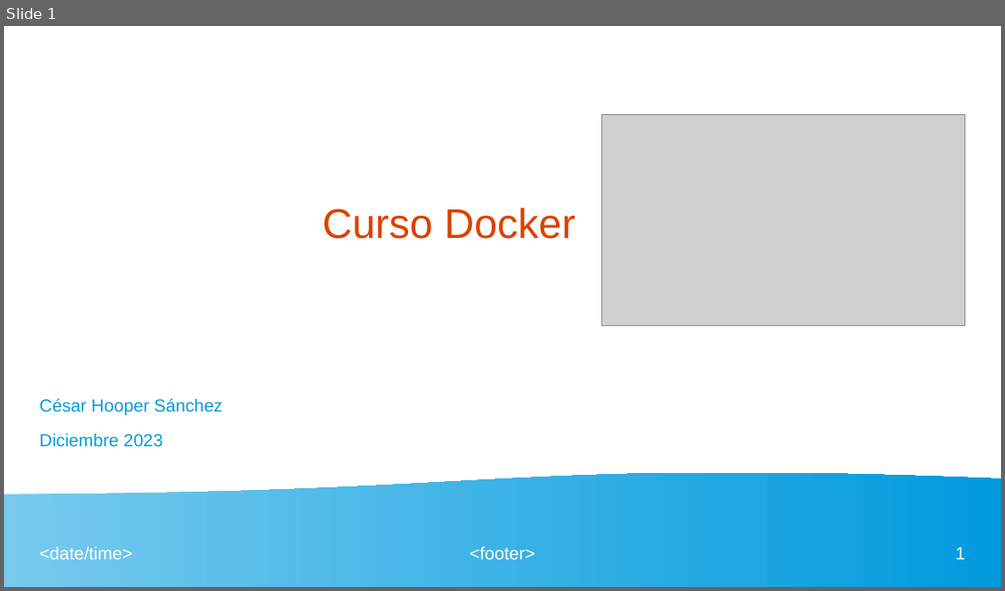
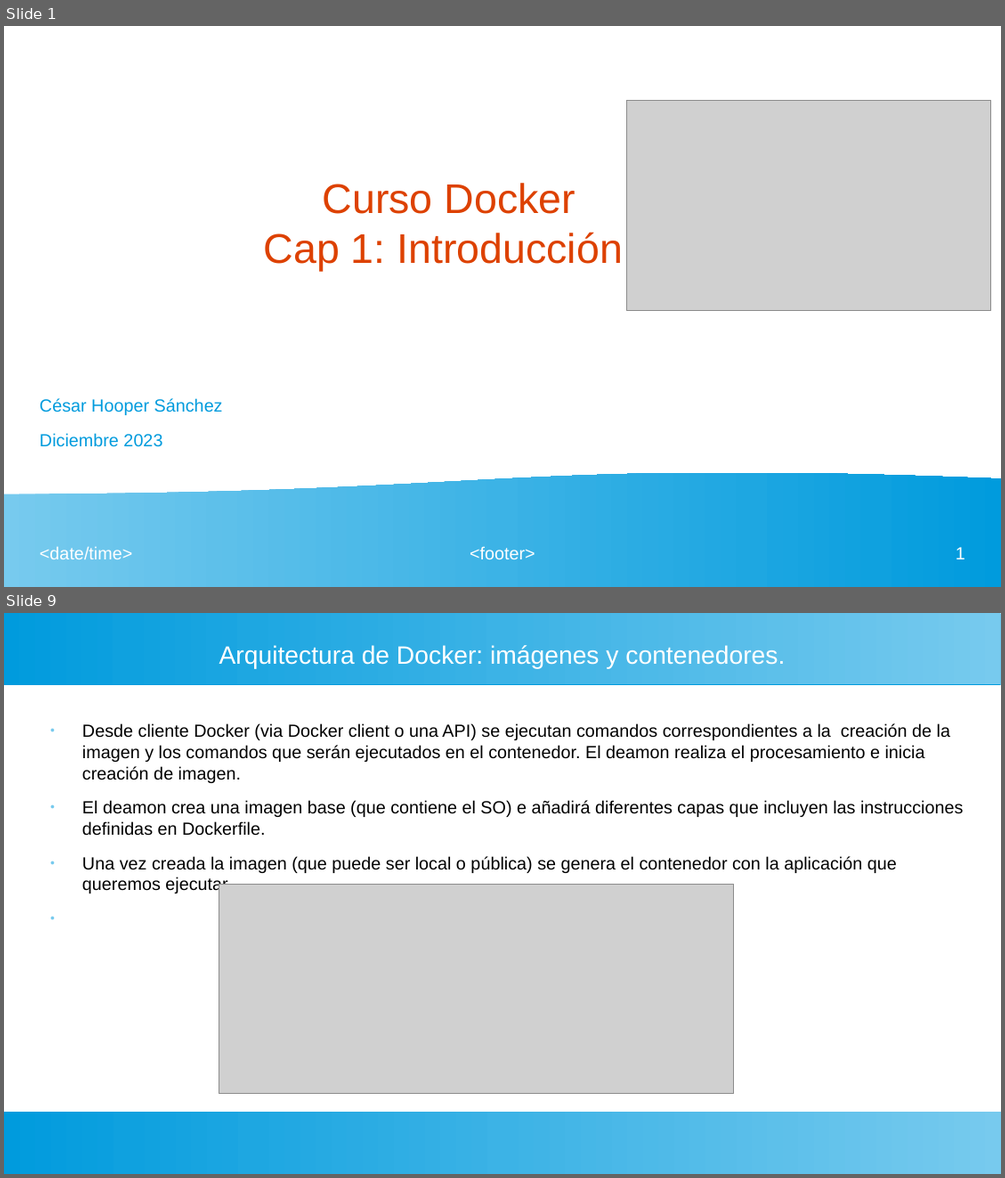
Before and after one commit to hoopercesar/Dockers, a slide deck: curso_docker/dockerPPT.odp. Shown one above the other, each under a label of ours: slide 1 before the commit, slides 1 and 9 after it; the slides between them are not shown. The pictures are 1005x591 and 1005x1178 pixels, drawn with LibreOffice and Linux fonts; fonts in the diff are those of the drawing; grey boxes stand for pictures. Boxes give left, top, right and bottom in pixels: in the first picture for what was removed or moved away, otherwise in the second. Text is boxed around its words. In the diff, an @@ line names an element or a change of style, - is before the commit and + after.

```diff
--- a/curso_docker/dockerPPT.odp
+++ b/curso_docker/dockerPPT.odp
@@ slide 9 added at box(4, 613, 1001, 1174), background #FFFFFF @@
@@ rectangle added at box(4, 613, 1001, 684), fill gradient #77CAEE to #75C9EE to #73C9ED to #71C8ED to #6FC7ED to #6EC6ED @@
@@ title added at box(219, 645, 785, 669), 20 pt, text #FFFFFF @@
+Arquitectura de Docker: imágenes y contenedores.
@@ text added at box(82, 723, 963, 894), 14 pt, text #000000 @@
+● Desde cliente Docker (via Docker client o una API) se ejecutan comandos correspondientes a la creación de la imagen y los comandos que serán ejecutados en el contenedor. El deamon realiza el procesamiento e inicia creación de imagen.
+● El deamon crea una imagen base (que contiene el SO) e añadirá diferentes capas que incluyen las instrucciones definidas en Dockerfile.
+● Una vez creada la imagen (que puede ser local o pública) se genera el contenedor con la aplicación que queremos ejecutar.
@@ picture added at box(219, 884, 734, 1094) @@
@@ rectangle added at box(4, 1111, 1001, 1174), fill gradient #77CAEE to #75C9EE to #73C9ED to #71C8ED to #6FC7ED to #6EC6ED @@
@@ slide 1 changed as well @@
@@ picture: place and size @@
-picture at box(602, 115, 965, 325)
+picture at box(627, 100, 991, 311)
@@ title at box(264, 183, 623, 271): text changed @@
-Curso Docker
+Curso Docker
+Cap 1: Introducción
```
Also in this commit, not shown: 1 other slide changed, 8 other slides added.
